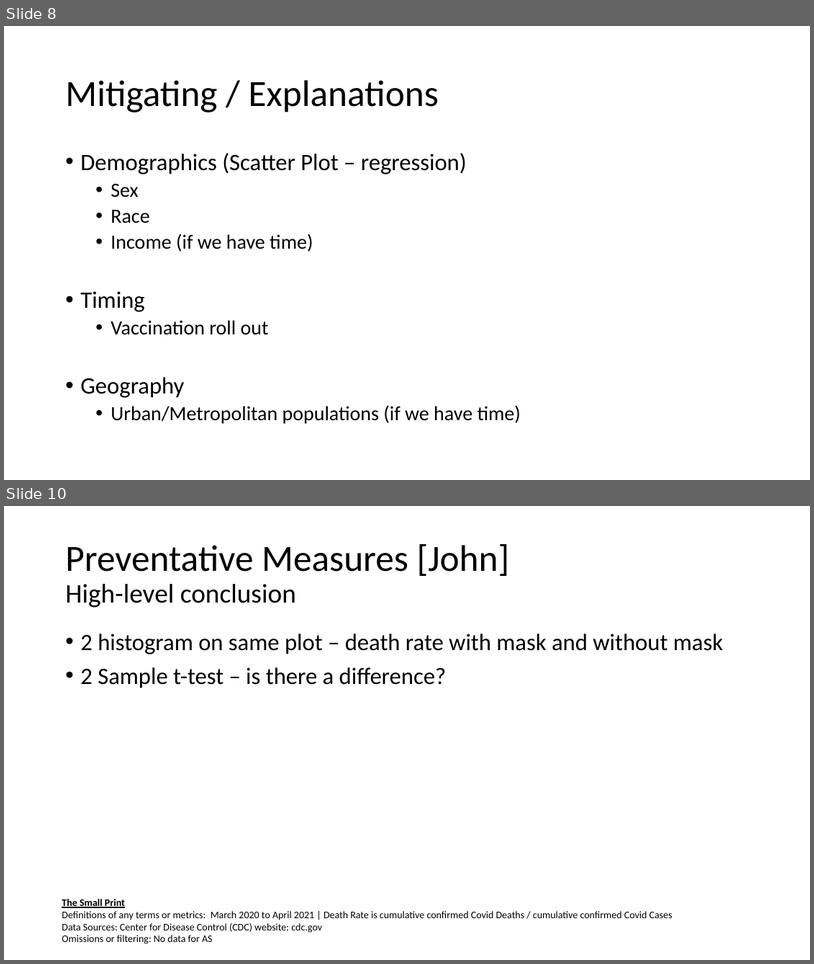
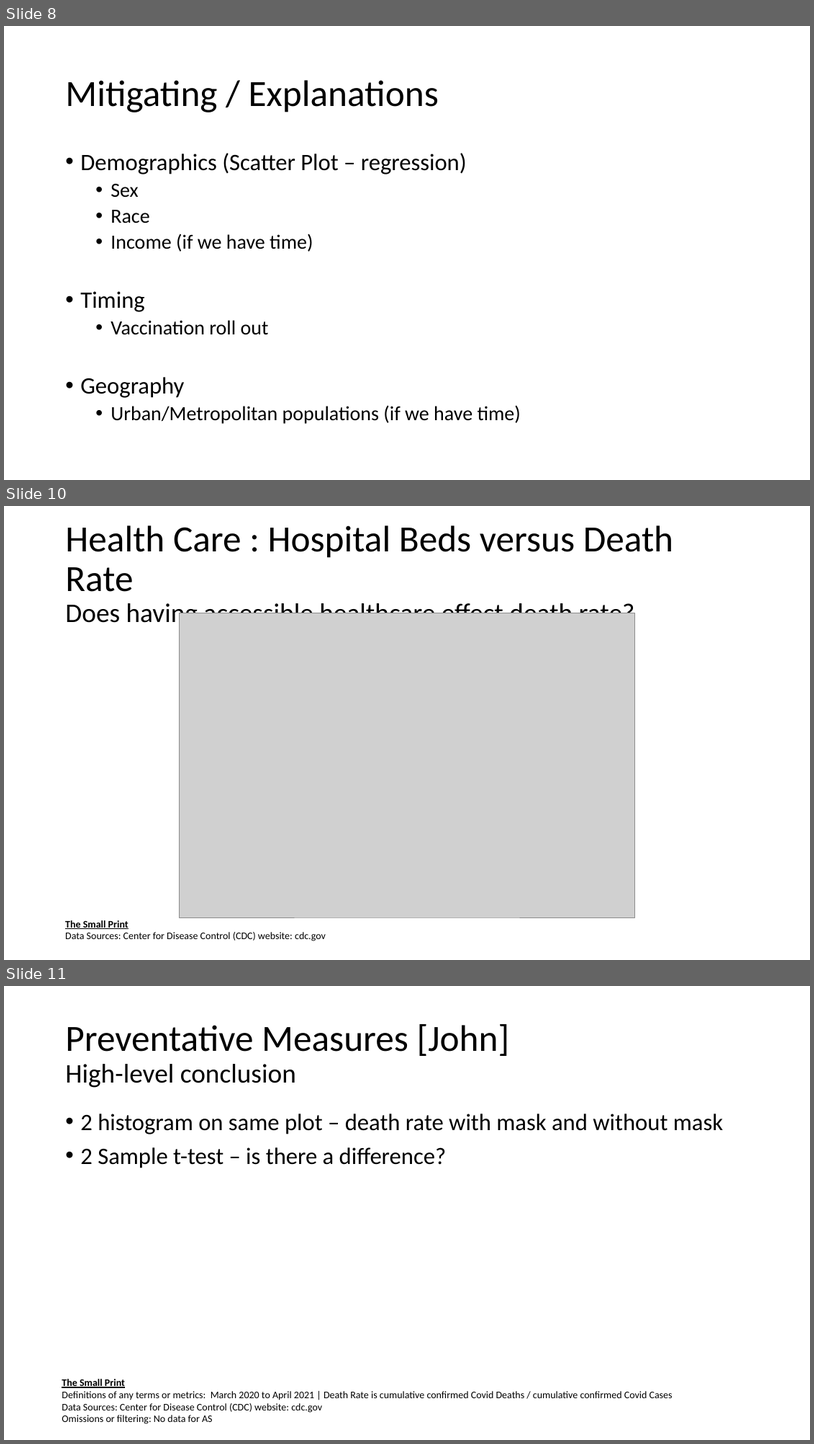
Before and after one commit to jenniecinelli/project_one, a slide deck: Folder0/Presentation.pptx. Shown one above the other, each under a label of ours: slides 8 and 10 before the commit, slides 8, 10 and 11 after it; the slides between them are not shown. The pictures are 814x964 and 814x1444 pixels, drawn with LibreOffice and Linux fonts; fonts in the diff are those of the drawing; grey boxes stand for pictures. Boxes give left, top, right and bottom in pixels: in the first picture for what was removed or moved away, otherwise in the second. Text is boxed around its words. In the diff, an @@ line names an element or a change of style, - is before the commit and + after.

```diff
--- a/Folder0/Presentation.pptx
+++ b/Folder0/Presentation.pptx
@@ slide 10 added at bbox=[4, 506, 810, 960], background #FFFFFF @@
@@ title added at bbox=[65, 525, 674, 629], 32 pt, text #000000 @@
+Health Care : Hospital Beds versus Death Rate
+Does having accessible healthcare effect death rate?
@@ picture added at bbox=[180, 613, 635, 917] @@
@@ text added at bbox=[65, 920, 326, 941], 12 pt, text #000000 @@
+The Small Print
+Data Sources: Center for Disease Control (CDC) website: cdc.gov
@@ what was slide 10 is now slide 11 @@
```
Also in this commit, not shown: 2 slides changed, 7 other files.
